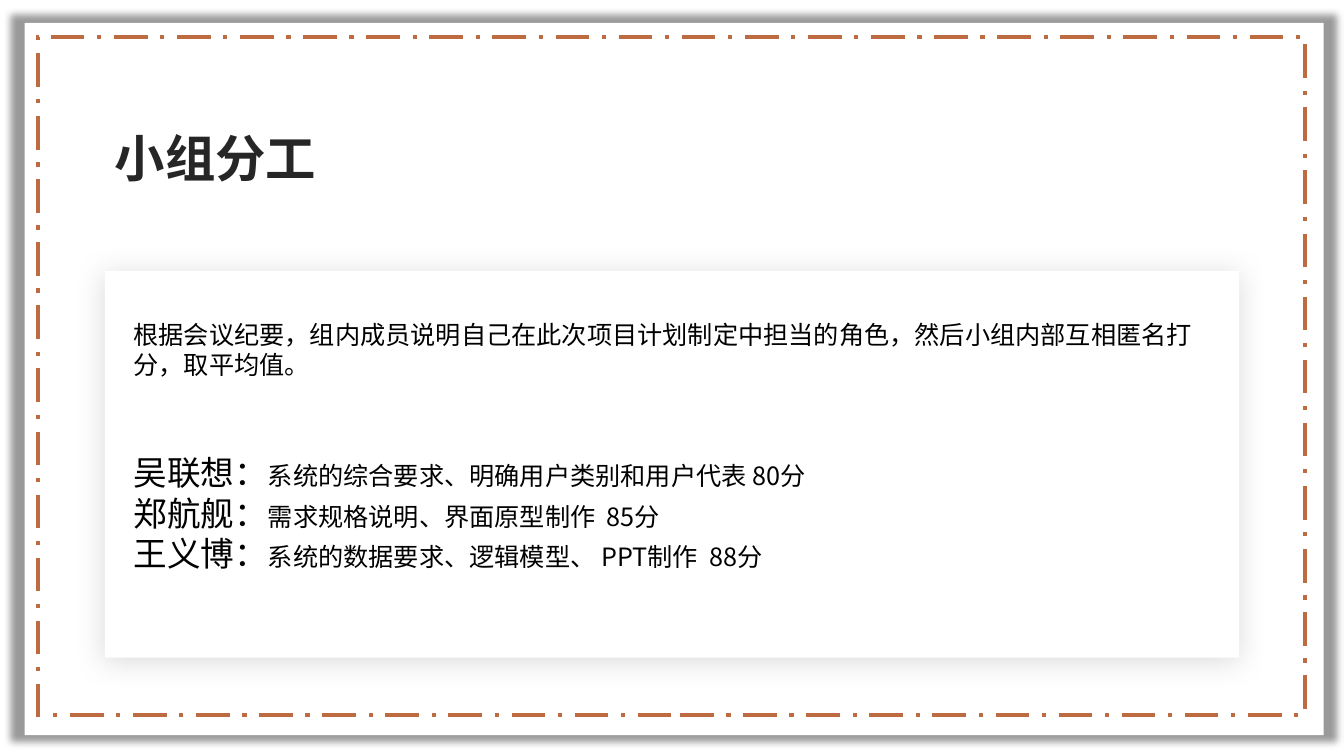
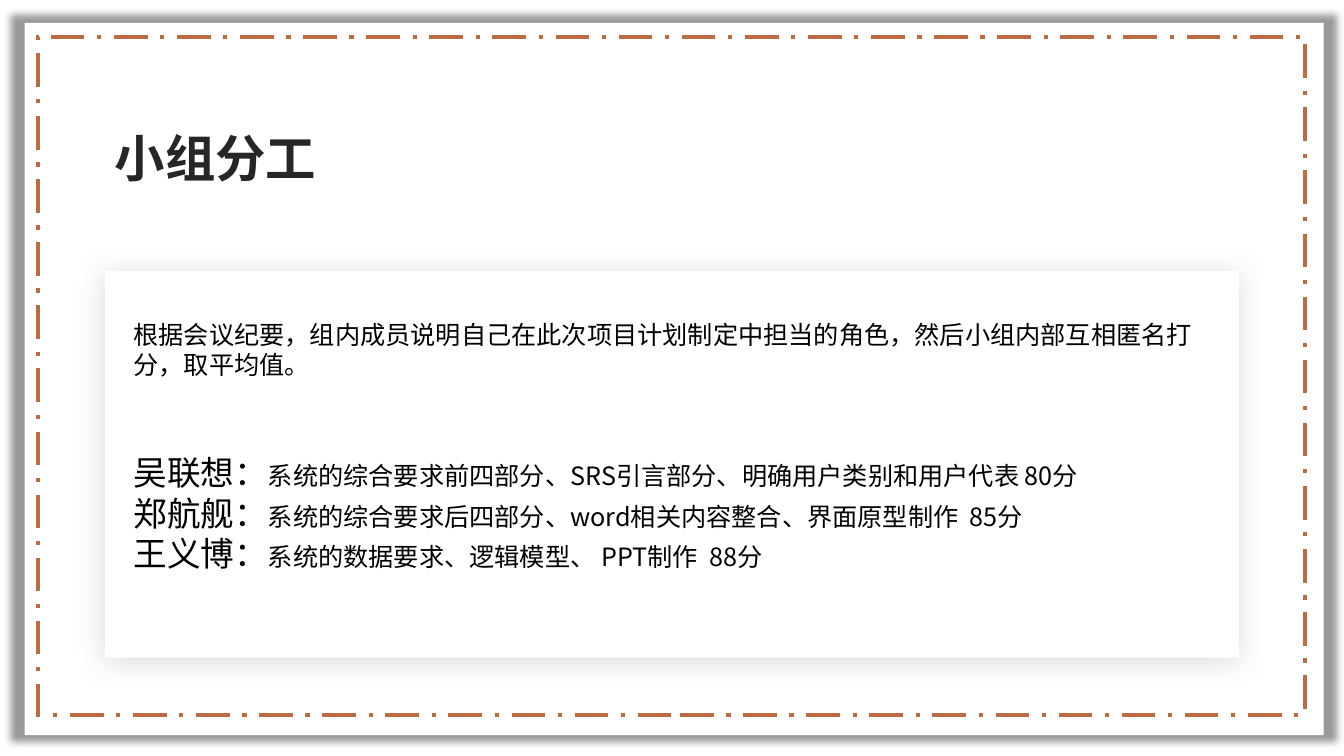
Before and after one commit to lenovo-wu/G11ZUCC, a slide deck: slide 27 of 需求规格说明.pptx. Drawn at 1344x756 pixels with LibreOffice and Linux fonts; fonts in the diff are those of the drawing; background and template pictures are left out. Boxes give left, top, right and bottom in pixels: in the first picture for what was removed or moved away, otherwise in the second. Text is boxed around its words. In the diff, an @@ line names an element or a change of style, - is before the commit and + after.

Commit message:
更新 需求规格说明.pptx

```diff
--- a/需求规格说明.pptx
+++ b/需求规格说明.pptx
@@ text at (134,457,1078,529): text changed @@
-吴联想：系统的综合要求、明确用户类别和用户代表 80分
-郑航舰：需求规格说明、界面原型制作 85分
+吴联想：系统的综合要求前四部分、SRS引言部分、明确用户类别和用户代表 80分
+郑航舰：系统的综合要求后四部分、word相关内容整合、界面原型制作 85分
```
